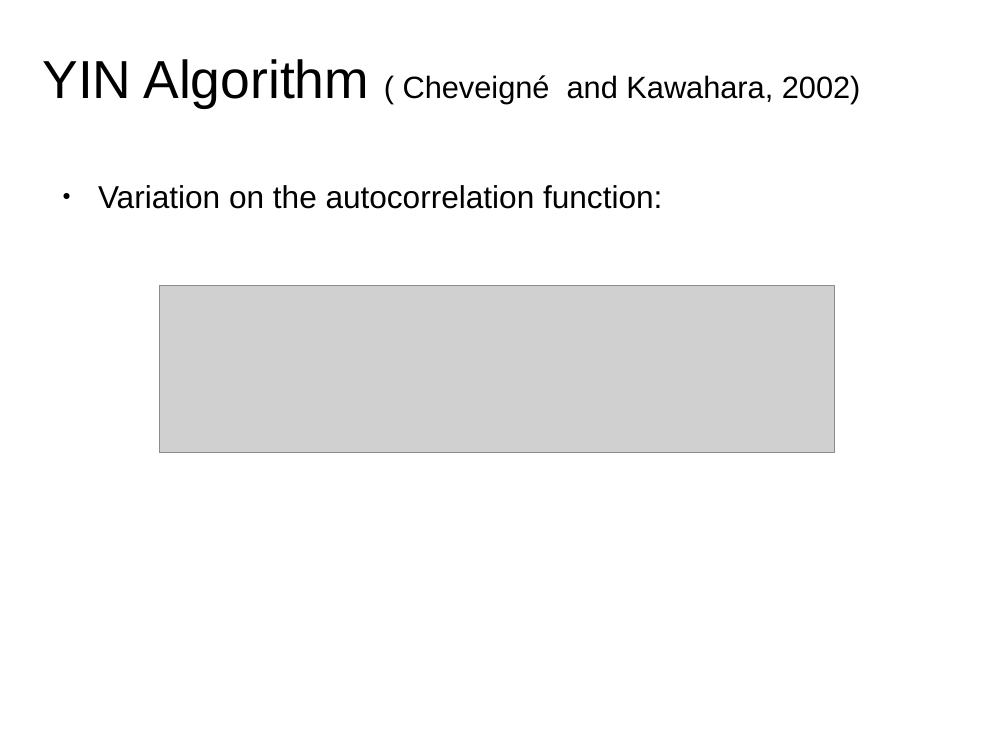
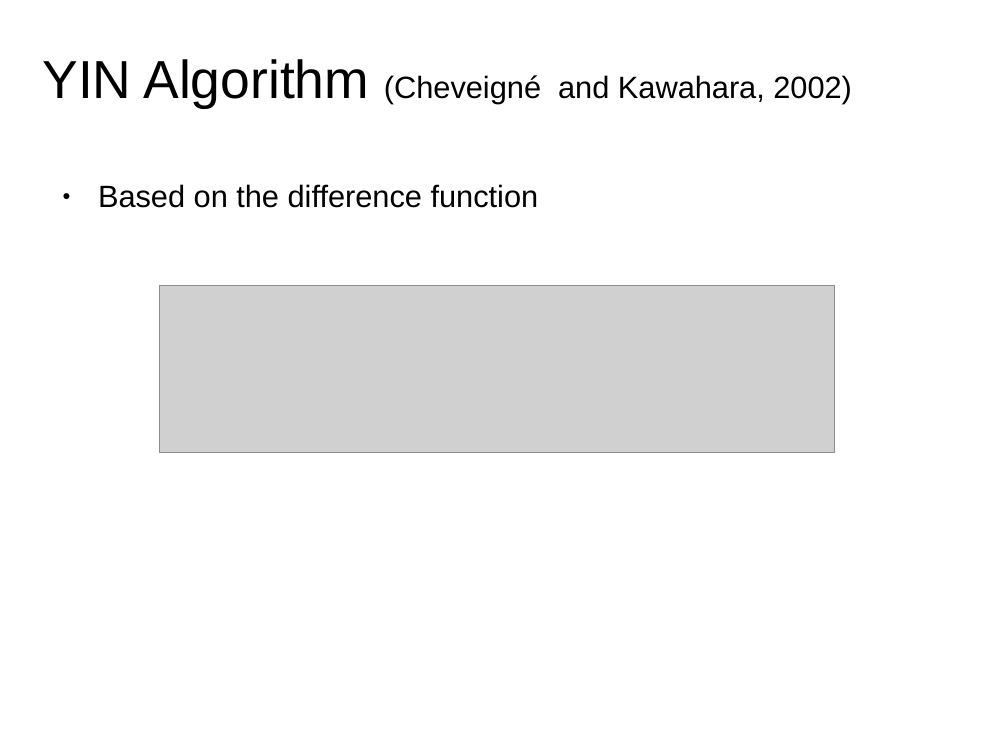
Before and after one commit to MTG/sms-tools, a slide deck: slide 9 of lectures/6-Harmonic-model/F0-detection.odp. Drawn at 1008x756 pixels with LibreOffice and Linux fonts; fonts in the diff are those of the drawing; grey boxes stand for pictures. Boxes give left, top, right and bottom in pixels: in the first picture for what was removed or moved away, otherwise in the second. Text is boxed around its words. In the diff, an @@ line names an element or a change of style, - is before the commit and + after.

```diff
--- a/lectures/6-Harmonic-model/F0-detection.odp
+++ b/lectures/6-Harmonic-model/F0-detection.odp
@@ title at (42, 59, 852, 108): spaces changed @@
-YIN Algorithm ( Cheveigné and Kawahara, 2002)
+YIN Algorithm (Cheveigné and Kawahara, 2002)
@@ text at (98, 184, 539, 208): text changed; size 22.6 to 22 pt @@
-● Variation on the autocorrelation function:
+● Based on the difference function
```
Also in this commit, not shown: 6 other slides changed, 5 slides added, 5 slides removed, 59 other files.
